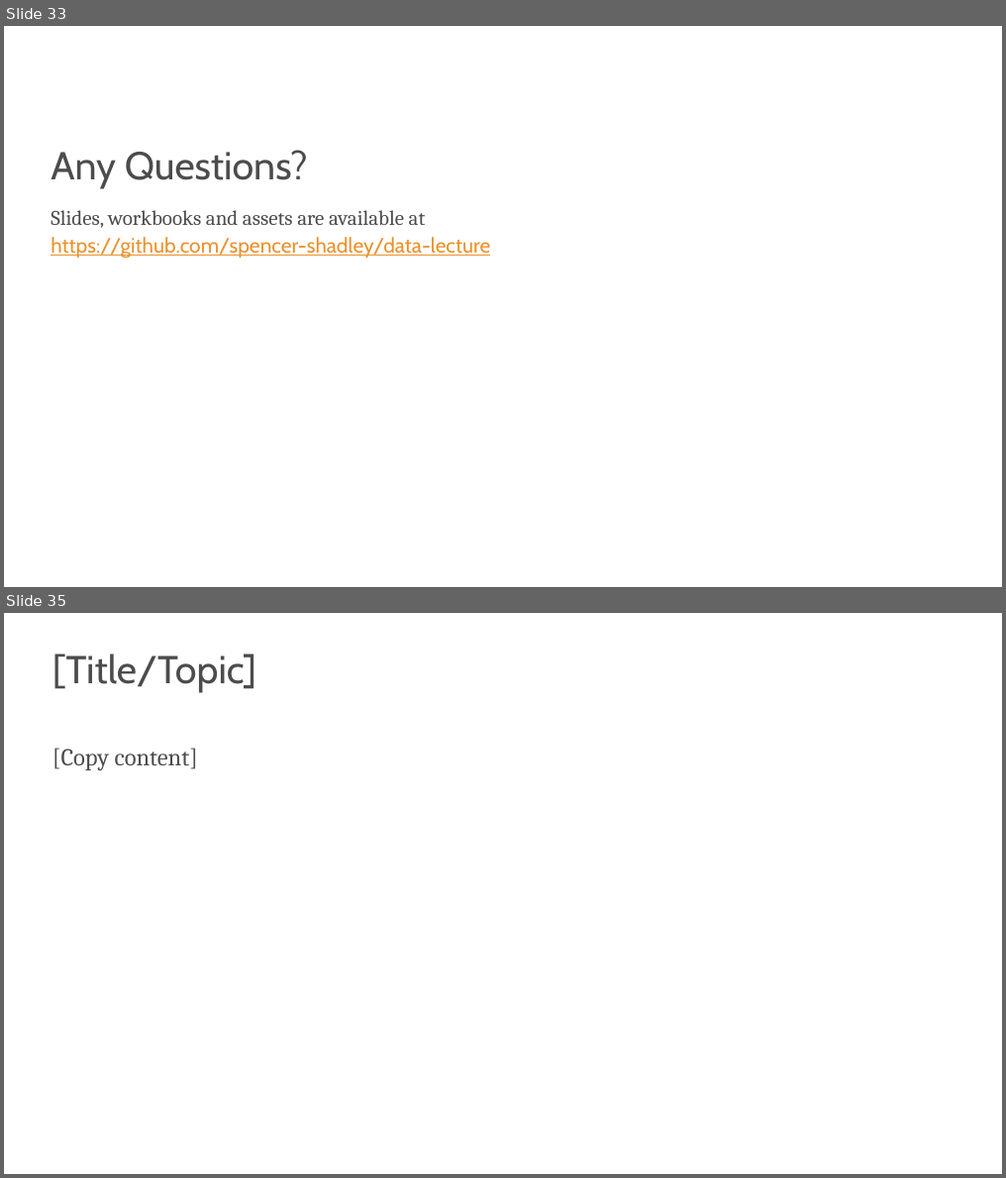
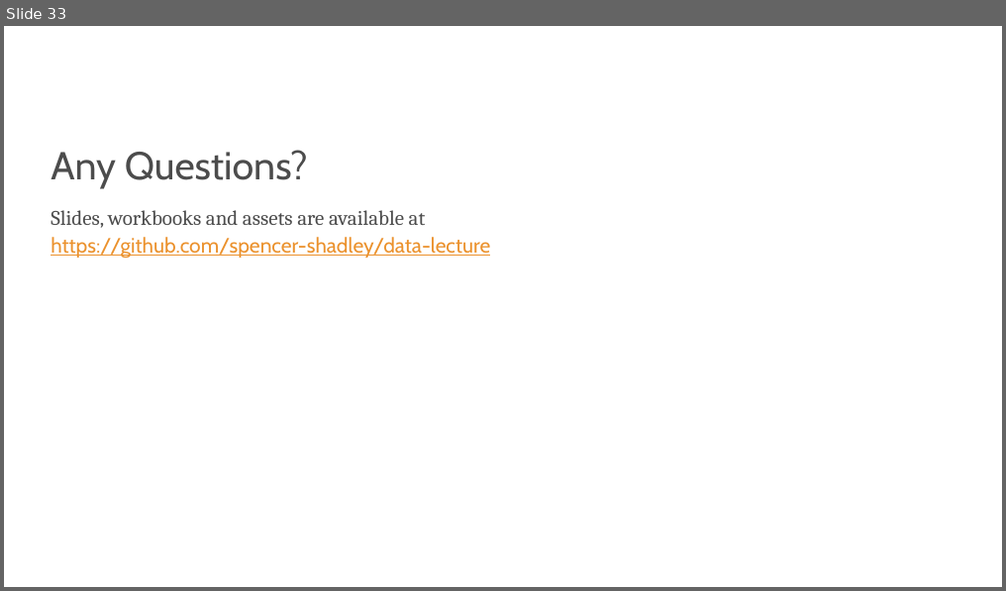
Before and after one commit to s-kyle-reed/data-lecture, a slide deck: lecture.pptx. Shown one above the other, each under a label of ours: slides 33 and 35 before the commit, slide 33 after it; the slides between them are not shown. The pictures are 1006x1178 and 1006x591 pixels, drawn with LibreOffice and Linux fonts; fonts in the diff are those of the drawing; background and template pictures are left out. Boxes give left, top, right and bottom in pixels: in the first picture for what was removed or moved away, otherwise in the second. Text is boxed around its words. In the diff, an @@ line names an element or a change of style, - is before the commit and + after.

```diff
--- a/lecture.pptx
+++ b/lecture.pptx
@@ slide 35 removed at box(4, 613, 1002, 1174), background #FFFFFF @@
@@ text removed at box(53, 654, 256, 692) @@
-[Title/Topic]
@@ text removed at box(53, 748, 198, 771) @@
-[Copy content]
```
Also in this commit, not shown: 23 other slides removed.
